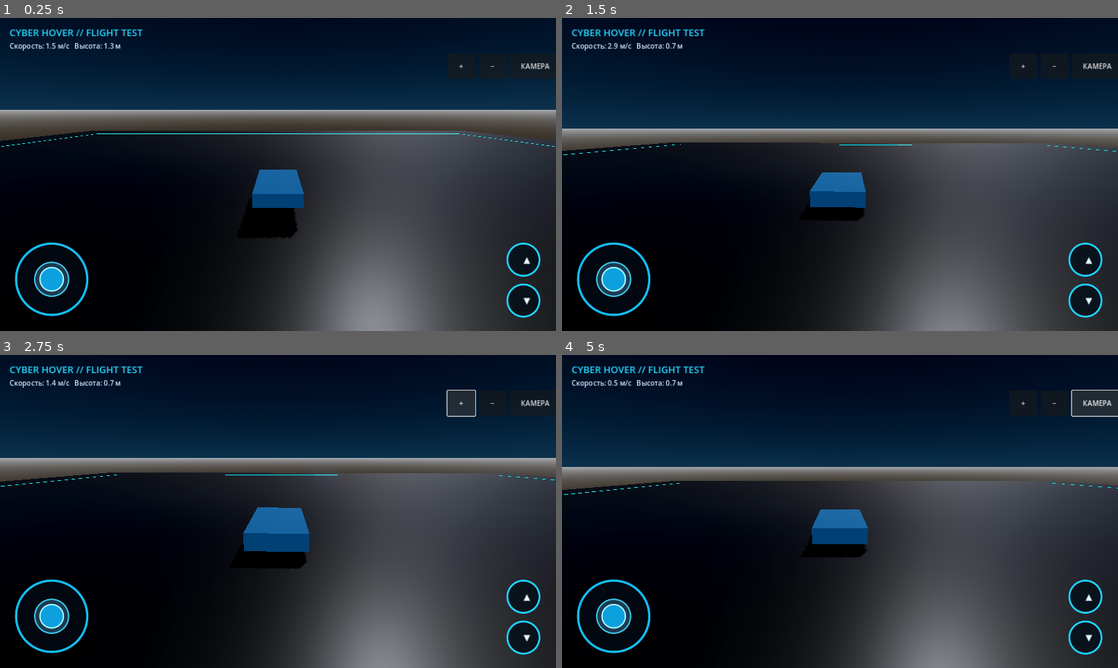
Above: before the commit, frames 1-4 (two rows, left to right).
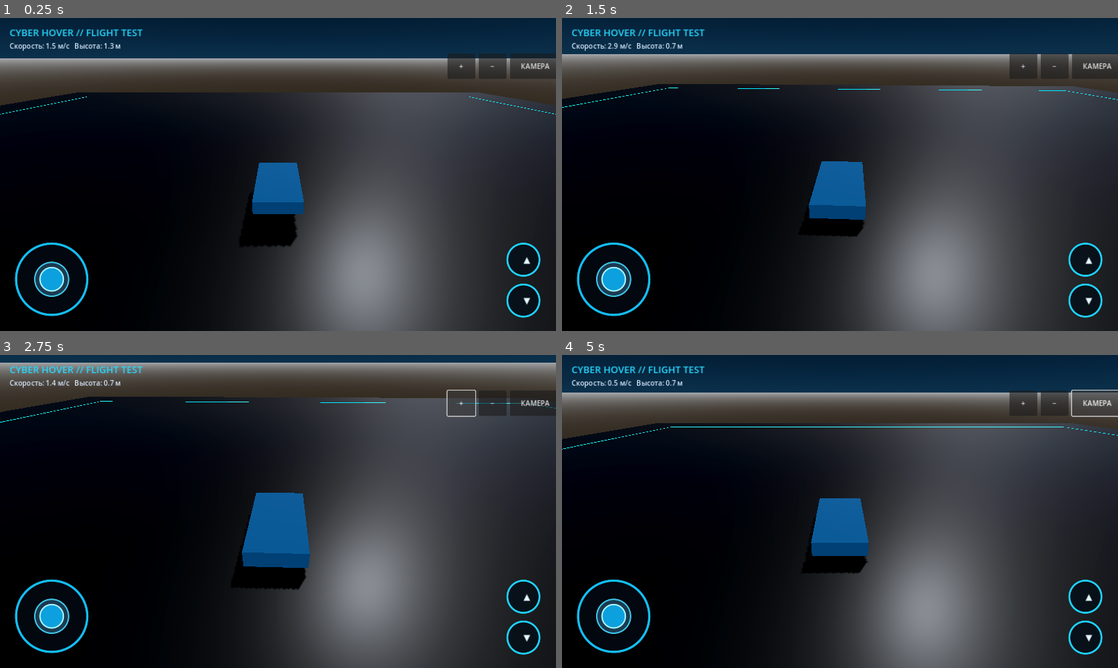
Above: after the commit, the same moments.

Repository: a89526425040-creator/CyberHoverDemo
Game: Godot game, scene res://main.tscn
Same seed, same stepped clock (60 frames per second), same inputs: the game is played once before the commit and once after it.
Inputs (mouse positions are in pixels of both pictures, inside the frame that each line leads up to):
- Up to frame 1 (0.25 s): no input
- Up to frame 2 (1.5 s): tap Enter at 0.5 s; move the mouse to (962, 158) at 0.52 s; hold D 0.53-1.25 s; tap Ctrl at 0.6 s; click (962, 158) at 0.67 s; tap Space at 0.77 s; drag from (728, 190) to (812, 237) at 1.27 s
- Up to frame 3 (2.75 s): click "+" at 2 s
- Up to frame 4 (5 s): click "−" at 2.75 s; click "КАМЕРА" at 3.5 s; click "ВОЗВРАТ" at 4.25 s

The runs differ from the first frame. In frame 1, 33% of the frame differs, in the area x 0-100%, y 4-100%; in frame 2, 46%; in frame 3, 45%; in frame 4, 46%, in the area x 0-100%, y 0-100%.

Commit message:
Raise chase camera for clearer flight view

Diff:
--- a/scripts/world.gd
+++ b/scripts/world.gd
@@ -377,7 +377,7 @@
     # The hovercraft moves forward along local -Z; its rear is local +Z.
     # Camera distance is measured from the rear edge, with a small elevated racing-game view.
     var rear_offset := 2.25
-    var vertical_offset := 3.0
+    var vertical_offset := 6.0
     var horizontal_offset := sqrt(maxf(camera_distance * camera_distance - vertical_offset * vertical_offset, 0.1))
     var target := vehicle.global_position + Vector3(0, 0.65, 0)
     var desired := vehicle.global_position + vehicle.global_transform.basis * Vector3(0, vertical_offset, -(rear_offset + horizontal_offset))
